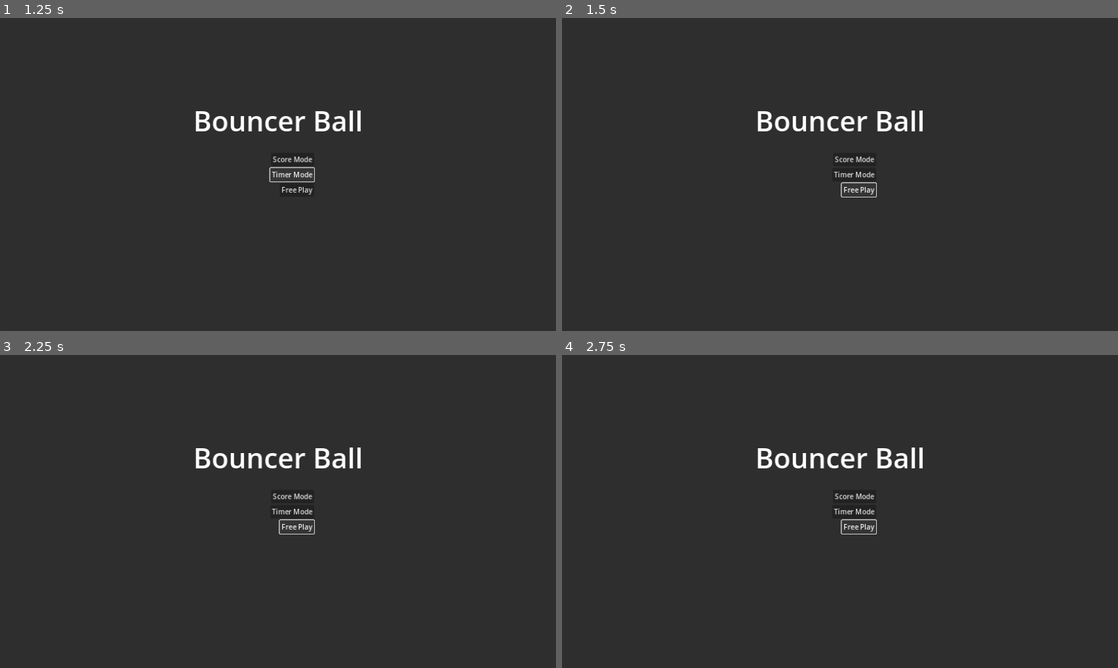
Above: before the commit, frames 1-4 (two rows, left to right).
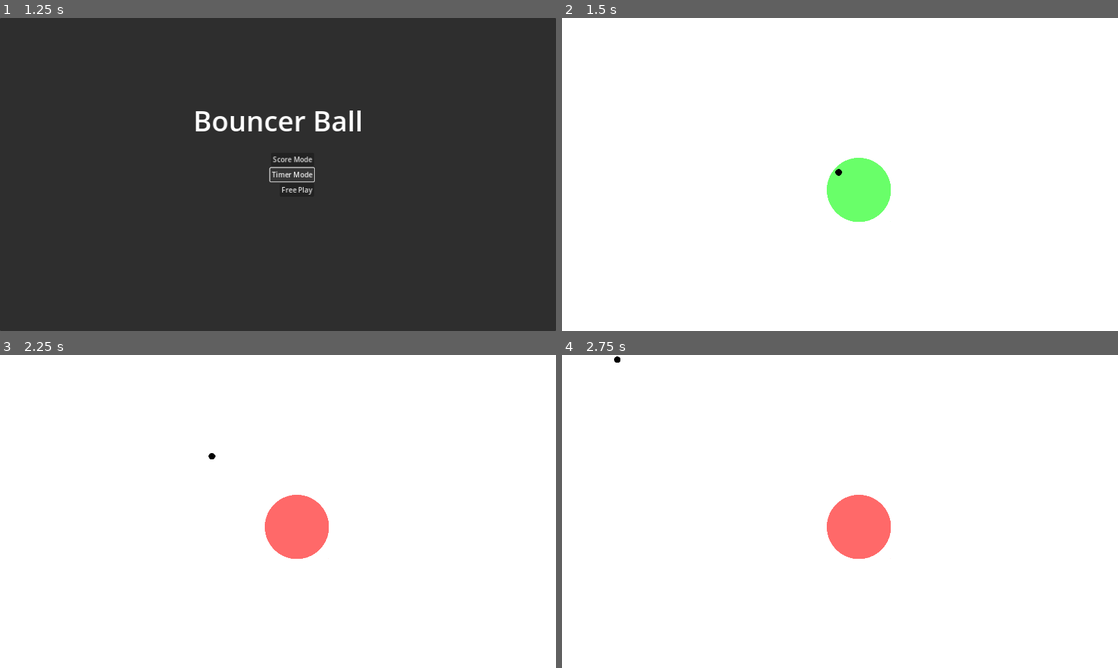
Above: after the commit, the same moments.

Repository: adsuttman/GBGJ1
Game: Godot game, scene res://main_menu.tscn
The game is run twice, just before and just after one commit, with the same random seed, the same clock (stepped at 60 frames per second) and the same inputs. This scene is started directly instead of the project's main scene.
Inputs (mouse positions are in pixels of both pictures, inside the frame that each line leads up to):
- Up to frame 1 (1.25 s): click "Timer Mode" at 0.5 s
- Up to frame 2 (1.5 s): click "Free Play" at 1.25 s
- Up to frame 3 (2.25 s): click (294, 527) at 2 s, where only the run before the commit has a clickable "Free Play"
- Up to frame 4 (2.75 s): no input

Frame 1 is identical in both runs. In frame 2, 99% of the frame differs, in the area x 0-100%, y 0-100%; in frame 3, 99%; in frame 4, 99%.

Commit message:
started on timer mode

Diff:
--- a/game.tscn
+++ b/game.tscn
@@ -1,7 +1,6 @@
-[gd_scene load_steps=9 format=3 uid="uid://d4eeknwdl85f1"]
+[gd_scene load_steps=8 format=3 uid="uid://d4eeknwdl85f1"]
 
 [ext_resource type="PackedScene" uid="uid://b82et6mdevxth" path="res://pointer.tscn" id="1_hpxoc"]
-[ext_resource type="Script" path="res://game.gd" id="1_yayy4"]
 [ext_resource type="PackedScene" uid="uid://c5u2xncxw8sr5" path="res://ball.tscn" id="2_oupdh"]
 
 [sub_resource type="RectangleShape2D" id="RectangleShape2D_k8m6o"]
@@ -22,7 +21,6 @@
 absorbent = true
 
 [node name="Game" type="Node2D"]
-script = ExtResource("1_yayy4")
 
 [node name="PlayArea" type="Area2D" parent="."]
 priority = 2.0
--- /dev/null
+++ b/main_menu.gd
@@ -0,0 +1,5 @@
+extends Control
+
+
+func _on_free_play_pressed() -> void:
+	get_tree().change_scene_to_file("res://game.tscn")
--- a/main_menu.tscn
+++ b/main_menu.tscn
@@ -1,4 +1,6 @@
-[gd_scene load_steps=2 format=3 uid="uid://445l5k2yom0c"]
+[gd_scene load_steps=3 format=3 uid="uid://445l5k2yom0c"]
+
+[ext_resource type="Script" path="res://main_menu.gd" id="1_2ypc0"]
 
 [sub_resource type="LabelSettings" id="LabelSettings_q4tkm"]
 font_size = 64
@@ -11,6 +13,7 @@
 grow_horizontal = 2
 grow_vertical = 2
 size_flags_horizontal = 4
+script = ExtResource("1_2ypc0")
 
 [node name="Panel" type="Panel" parent="."]
 layout_mode = 0
@@ -70,3 +73,5 @@
 
 [node name="VSeparator3" type="VSeparator" parent="Panel/VFlowContainer"]
 layout_mode = 2
+
+[connection signal="pressed" from="Panel/VFlowContainer/FreePlay" to="." method="_on_free_play_pressed"]
--- /dev/null
+++ b/timer_mode.gd
@@ -0,0 +1,15 @@
+extends Node2D
+
+var time: int = 0
+@onready var timer = $Timer
+@onready var label = $UI/Time
+
+func _ready() -> void:
+	start_timer()
+
+func start_timer():
+	timer.start()
+
+func _on_timer_timeout() -> void:
+	time += 1
+	label.text = "\n" + String.num(time) + " seconds"
--- /dev/null
+++ b/timer_mode.tscn
@@ -0,0 +1,40 @@
+[gd_scene load_steps=4 format=3 uid="uid://dfga55svvsxdv"]
+
+[ext_resource type="Script" path="res://timer_mode.gd" id="1_4vmpo"]
+[ext_resource type="PackedScene" uid="uid://d4eeknwdl85f1" path="res://game.tscn" id="1_ror56"]
+
+[sub_resource type="LabelSettings" id="LabelSettings_j6bhq"]
+font_color = Color(0, 0, 0, 1)
+
+[node name="TimerMode" type="Node2D"]
+script = ExtResource("1_4vmpo")
+
+[node name="Game" parent="." instance=ExtResource("1_ror56")]
+
+[node name="UI" type="Control" parent="."]
+top_level = true
+layout_mode = 3
+anchors_preset = 0
+offset_right = 1280.0
+offset_bottom = 720.0
+grow_horizontal = 2
+grow_vertical = 2
+metadata/_edit_use_anchors_ = true
+
+[node name="Time" type="Label" parent="UI"]
+layout_mode = 1
+anchors_preset = 5
+anchor_left = 0.5
+anchor_right = 0.5
+offset_left = -38.0
+offset_right = 38.0
+offset_bottom = 26.0
+grow_horizontal = 2
+text = "
+0 seconds"
+label_settings = SubResource("LabelSettings_j6bhq")
+
+[node name="Timer" type="Timer" parent="."]
+process_callback = 0
+
+[connection signal="timeout" from="Timer" to="." method="_on_timer_timeout"]
